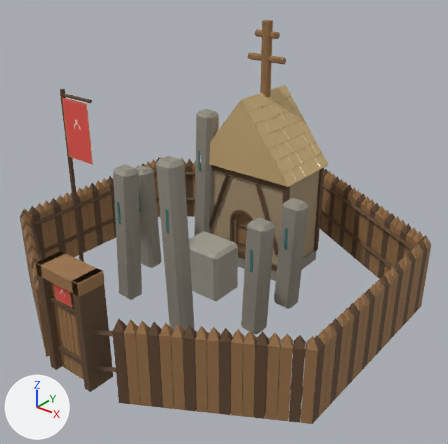
The Blender file apps/game/asset-sources/realms/citadel-settlement-wonder.blend: old version first, new version second.
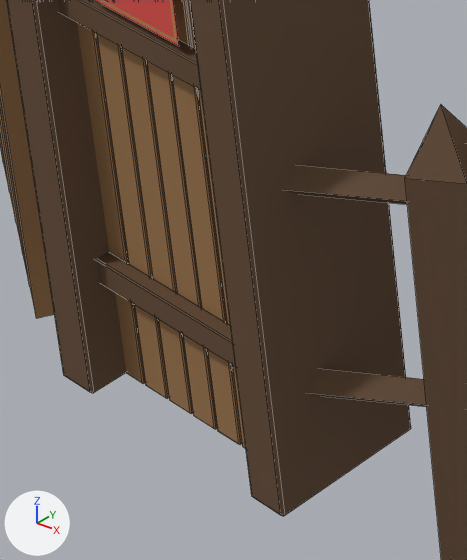
There are two pictures of each version: one whole from a camera (50 mm lens) standing at (1.7, -2.06, 1.64) and looking at (0.08, -0.03, 0.38), one close up on the part from 9% to 28% of the width and 67% to 90% of the height. Lighting does not change. The marker at lower left points along +X, +Y and +Z. The first two pictures are the older version. The close-ups show mesh edges as thin lines.

The first close-up shows 'Citadel / age architecture', 'Order / gate.001'.
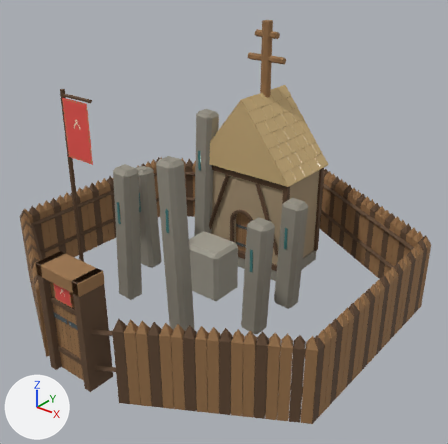
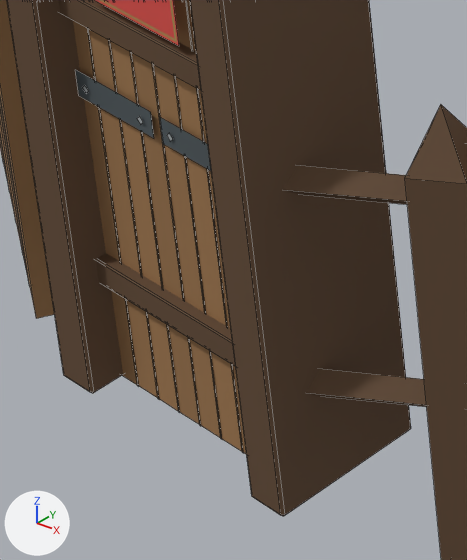
Scene script edits in JSON lines:
```json
{"block": "me_palisade___split_timber_126", "where": "# used by ob_citadel___age_architecture; location = (0.0, 0.0, 0.0)"}
{"op": "remove", "block": "me_palisade___split_timber_126", "code": "me_palisade___split_timber_126.from_pydata(...)  # 3046 vertices, 2878 faces; spans x -0.87..0.87, y -0.92..1.0, z -0.03..1.23"}
{"op": "add", "block": "me_palisade___split_timber_126", "code": "me_palisade___split_timber_126.from_pydata(...)  # 3288 vertices, 2932 faces; spans x -0.87..0.87, y -0.92..1.0, z -0.03..1.23"}
{"block": "me_palisade___split_timber_126", "change": "me_palisade___split_timber_126 part 1"}
{"block": "me_palisade___split_timber_126", "change": "196 vertices are added at x -0.09..0.09, y -0.9..0.23, z 0.0..0.4"}
{"block": "me_palisade___split_timber_126", "change": "30 new vertices lie (0.0, 0.0, 0.4) away from vertices in x -0.09..0.09, y -0.89, z 0.0"}
{"block": "me_palisade___split_timber_126", "change": "8 new vertices lie (0.0, 0.0, 0.25) away from vertices in x -0.03..0.03, y 0.23, z 0.06"}
{"block": "me_palisade___split_timber_126", "change": "8 new vertices lie (0.0, 0.0, 0.24) away from vertices in x -0.04..0.04, y 0.23, z 0.06"}
{"block": "me_palisade___split_timber_126", "change": "54 new faces join them, mat_citadel___dark_details_001"}
```

Changed parts and their boxes (x1, y1, x2, y2) in the close-ups (467 x 560 px):
```json
{"part": 1, "of": "me_palisade___split_timber_126", "change": "added", "after": [73, 0, 246, 454], "on screen": "brown"}
```
